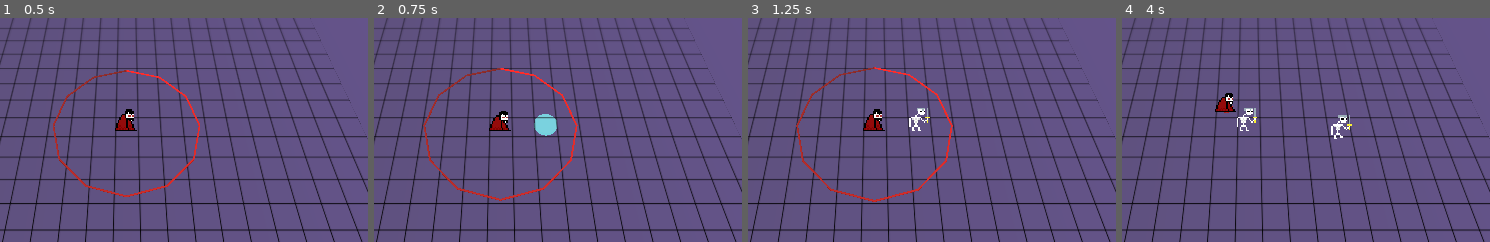
Above: before the commit, frames 1-4 (left to right).
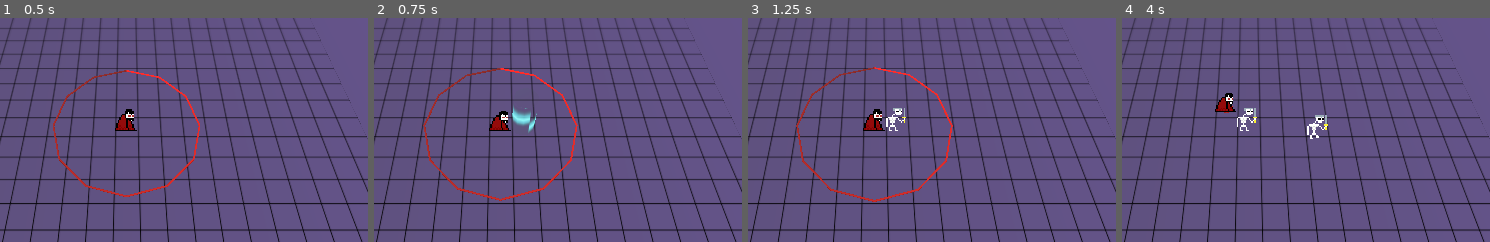
Above: after the commit, the same moments.

Repository: FlamingRat/ldjam55
Game: Godot game, scene res://levels/overworld.tscn
The game is run twice, just before and just after one commit, with the same random seed, the same clock (stepped at 60 frames per second) and the same inputs.
Inputs:
- Up to frame 1 (0.5 s): no input
- Up to frame 2 (0.75 s): tap Enter (ui_accept) at 0.5 s; hold Right (ui_right) from 0.53 s (still down); tap E (end_turn) at 0.6 s
- Up to frame 3 (1.25 s): keep holding Right (ui_right); tap Enter (ui_accept) at 0.77 s
- Up to frame 4 (4 s): tap Enter (ui_accept) at 1.25, 1.52, 3.02, 3.77 s; release Right (ui_right) at 1.28 s; hold Down (ui_down) 1.28-2.03 s; tap E (end_turn) every 0.75 s from 1.35 to 3.6 s; hold Right (ui_right) 2.03-2.78 s; hold Up (ui_up) 2.78-3.53 s; hold Left (ui_left) from 3.53 s (still down)
The pictures show only the part of the screen within x 29-79%, y 23-73%; the shares and areas given below are measured in that part.

Frame 1 is identical in both runs. In frame 2, 0.8% of the frame differs, in the area x 37-50%, y 39-53%; in frame 3, 0.4%; in frame 4, 0.5%.

Commit message:
Limit summon range

Diff:
--- a/player/player.gd
+++ b/player/player.gd
@@ -11,6 +11,7 @@
 @export var skelvin: PackedScene
 @export var movement_speed: int = 3
 @export var mana: int = 1
+@export var summon_range: int = 2
 @onready var movement := $CharacterMovementController
 @onready var summons := $SummonController
 var player_state = PlayerState.WALKING
--- a/player/summon_controller.gd
+++ b/player/summon_controller.gd
@@ -38,19 +38,35 @@
 
 
 func up():
-	indicator.position += Vector3.FORWARD
+	var intent = indicator.position + Vector3.FORWARD
+	if intent.length() >= player.summon_range:
+		return
+
+	indicator.position = intent
 
 
 func down():
-	indicator.position += Vector3.BACK
+	var intent = indicator.position + Vector3.BACK
+	if intent.length() >= player.summon_range:
+		return
+
+	indicator.position = intent
 
 
 func left():
-	indicator.position += Vector3.LEFT
+	var intent = indicator.position + Vector3.LEFT
+	if intent.length() >= player.summon_range:
+		return
+
+	indicator.position = intent
 
 
 func right():
-	indicator.position += Vector3.RIGHT
+	var intent = indicator.position + Vector3.RIGHT
+	if intent.length() >= player.summon_range:
+		return
+
+	indicator.position = intent
 
 
 func confirm_summon():
--- a/ui/summon_indicator.tscn
+++ b/ui/summon_indicator.tscn
@@ -1,15 +1,78 @@
-[gd_scene load_steps=3 format=3 uid="uid://ccwhs1dn3tpvv"]
+[gd_scene load_steps=9 format=3 uid="uid://ccwhs1dn3tpvv"]
 
-[sub_resource type="StandardMaterial3D" id="StandardMaterial3D_j23wg"]
+[sub_resource type="Gradient" id="Gradient_6gr5p"]
+offsets = PackedFloat32Array(0, 0.218978, 0.364964, 0.985401, 1)
+colors = PackedColorArray(0, 0, 0, 0, 0.289337, 0.970803, 0.970803, 0.970803, 0.0463, 0.155349, 0.155349, 0.155349, 0.013365, 0.0448431, 0.0448431, 0.0448431, 0.298039, 1, 1, 1)
+
+[sub_resource type="GradientTexture2D" id="GradientTexture2D_4x2dv"]
+gradient = SubResource("Gradient_6gr5p")
+fill_from = Vector2(0.623932, 0.0555556)
+fill_to = Vector2(0.777778, 0.923077)
+
+[sub_resource type="StandardMaterial3D" id="StandardMaterial3D_iaynu"]
 transparency = 1
-albedo_color = Color(0.219608, 0.662745, 1, 0.741176)
+albedo_texture = SubResource("GradientTexture2D_4x2dv")
 
-[sub_resource type="CylinderMesh" id="CylinderMesh_3pbgr"]
-material = SubResource("StandardMaterial3D_j23wg")
-height = 0.2
+[sub_resource type="CylinderMesh" id="CylinderMesh_ubioh"]
+material = SubResource("StandardMaterial3D_iaynu")
+radial_segments = 12
+rings = 1
+
+[sub_resource type="Animation" id="Animation_tj2tj"]
+resource_name = "spin"
+length = 3.2
+loop_mode = 1
+tracks/0/type = "value"
+tracks/0/imported = false
+tracks/0/enabled = true
+tracks/0/path = NodePath("MeshInstance3D:rotation")
+tracks/0/interp = 1
+tracks/0/loop_wrap = true
+tracks/0/keys = {
+"times": PackedFloat32Array(0, 1.6, 3.2),
+"transitions": PackedFloat32Array(1, 1, 1),
+"update": 0,
+"values": [Vector3(0, 0, 0), Vector3(0, 3.14159, 0), Vector3(0, 6.28319, 0)]
+}
+
+[sub_resource type="Animation" id="Animation_a5klm"]
+length = 0.001
+tracks/0/type = "value"
+tracks/0/imported = false
+tracks/0/enabled = true
+tracks/0/path = NodePath("MeshInstance3D:rotation")
+tracks/0/interp = 1
+tracks/0/loop_wrap = true
+tracks/0/keys = {
+"times": PackedFloat32Array(0),
+"transitions": PackedFloat32Array(1),
+"update": 0,
+"values": [Vector3(0, 0, 0)]
+}
+
+[sub_resource type="AnimationLibrary" id="AnimationLibrary_7ja7k"]
+_data = {
+"RESET": SubResource("Animation_a5klm"),
+"spin": SubResource("Animation_tj2tj")
+}
+
+[sub_resource type="AnimationNodeAnimation" id="AnimationNodeAnimation_7mwl4"]
+animation = &"spin"
 
 [node name="SummonIndicator" type="Node3D"]
 
 [node name="MeshInstance3D" type="MeshInstance3D" parent="."]
-transform = Transform3D(1, 0, 0, 0, 1, 0, 0, 0, 1, 0, 0.1, 0)
-mesh = SubResource("CylinderMesh_3pbgr")
+transform = Transform3D(1, 0, 0, 0, 1, 0, 0, 0, 1, 0, 1, 0)
+mesh = SubResource("CylinderMesh_ubioh")
+
+[node name="AnimationPlayer" type="AnimationPlayer" parent="."]
+libraries = {
+"": SubResource("AnimationLibrary_7ja7k")
+}
+
+[node name="AnimationTree" type="AnimationTree" parent="."]
+libraries = {
+"": SubResource("AnimationLibrary_7ja7k")
+}
+tree_root = SubResource("AnimationNodeAnimation_7mwl4")
+anim_player = NodePath("../AnimationPlayer")
